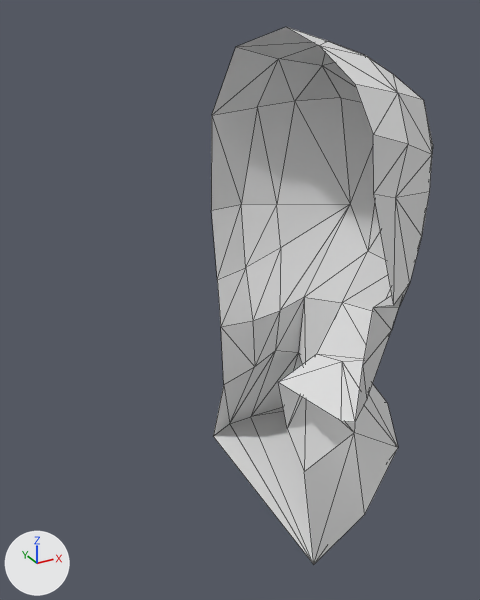
An edit to the glTF model assets/man/manHead.gltf, drawn before and after from the same camera.
Rendered twice from a 50 mm lens placed at (-2.33, -3.69, 1.68), pointed at (-0.21, 0.16, -0.25). Every picture has the same lights, and +X, +Y and +Z are marked at lower left. Mesh edges are drawn as thin lines. Vertices at the same position are counted once.
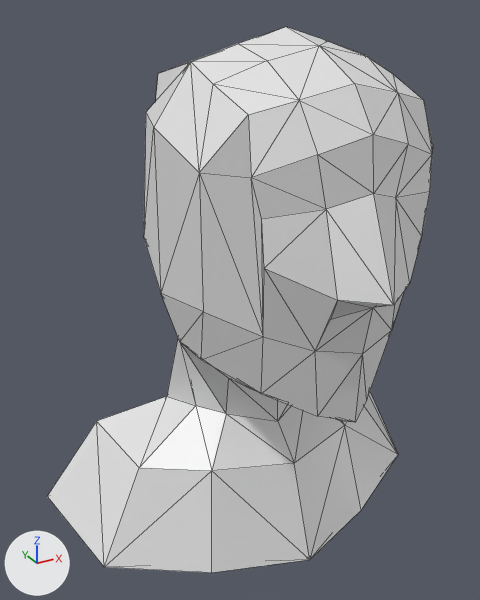
Edits to the scene script, one JSON object a line:
```json
{"block": "me_cube", "where": "# used by ob_cube; location = (0.0, 0.0, 0.0)"}
{"op": "remove", "block": "me_cube", "code": "me_cube.from_pydata(...)  # 74 vertices, 125 faces; spans x 0.0..1.75, y -1.19..1.16, z -2.2..1.58"}
{"op": "add", "block": "me_cube", "code": "me_cube.from_pydata(...)  # 127 vertices, 250 faces; spans x -1.63..1.63, y -1.19..1.16, z -2.2..1.58"}
{"block": "me_cube", "change": "me_cube part 1"}
{"block": "me_cube", "change": "4 vertices are removed from x 0.0, y -0.98..-0.19, z -2.18..-0.28"}
{"block": "me_cube", "change": "14 faces are deleted"}
{"block": "me_cube", "change": "8 vertices move from x 0.27..1.75, y -0.94..0.97, z -2.2..0.03 to x 0.24..1.63, y -0.95..0.99, z -2.2..0.06"}
{"block": "me_cube", "change": "57 vertices are added at x -1.63..0.0, y -1.03..1.16, z -2.2..1.49"}
{"block": "me_cube", "change": "139 new faces join them"}
```

Changed parts and their boxes [x1, y1, x2, y2] in the pictures (480 x 600 px):
```json
{"object": "Cube", "change": "reshaped", "before": [211, 27, 433, 564], "after": [47, 27, 433, 573], "on screen": "74% wider"}
{"part": 1, "of": "me_cube", "change": "built on", "before": [213, 285, 409, 564], "after": [47, 27, 404, 573]}
```
